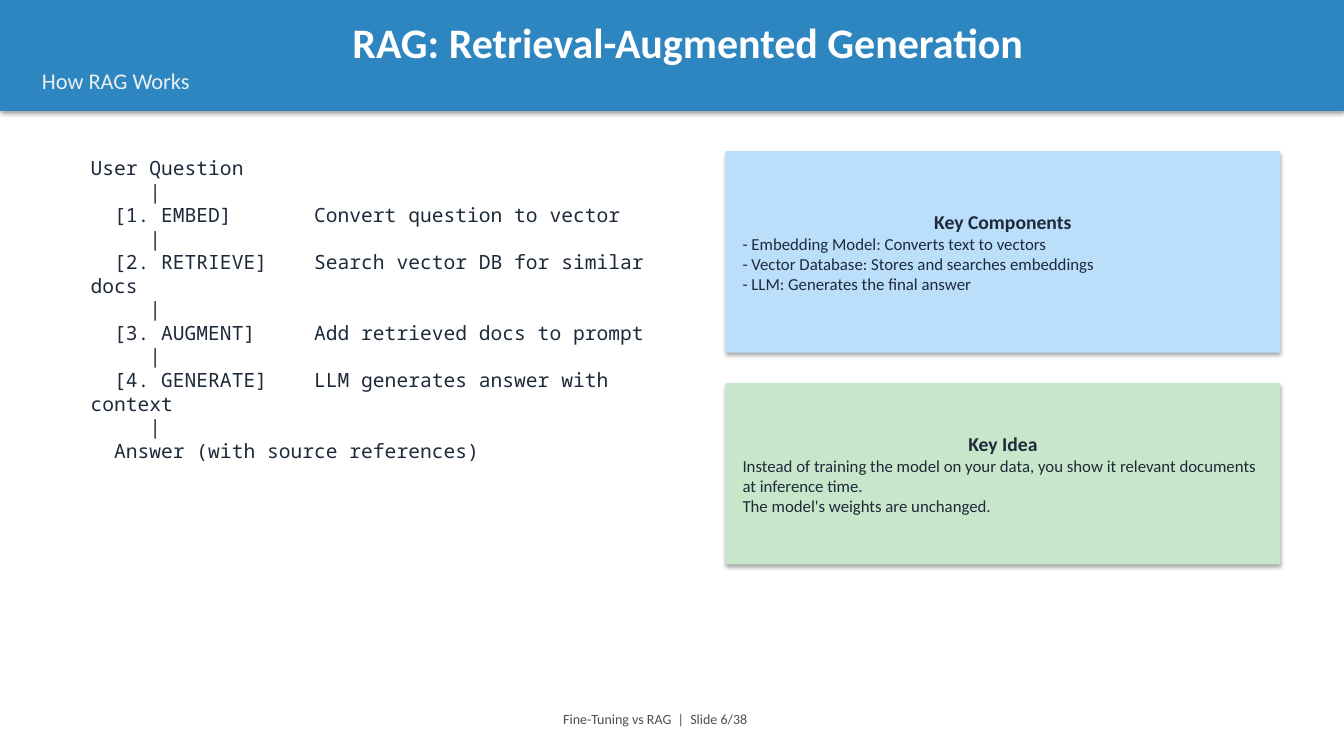
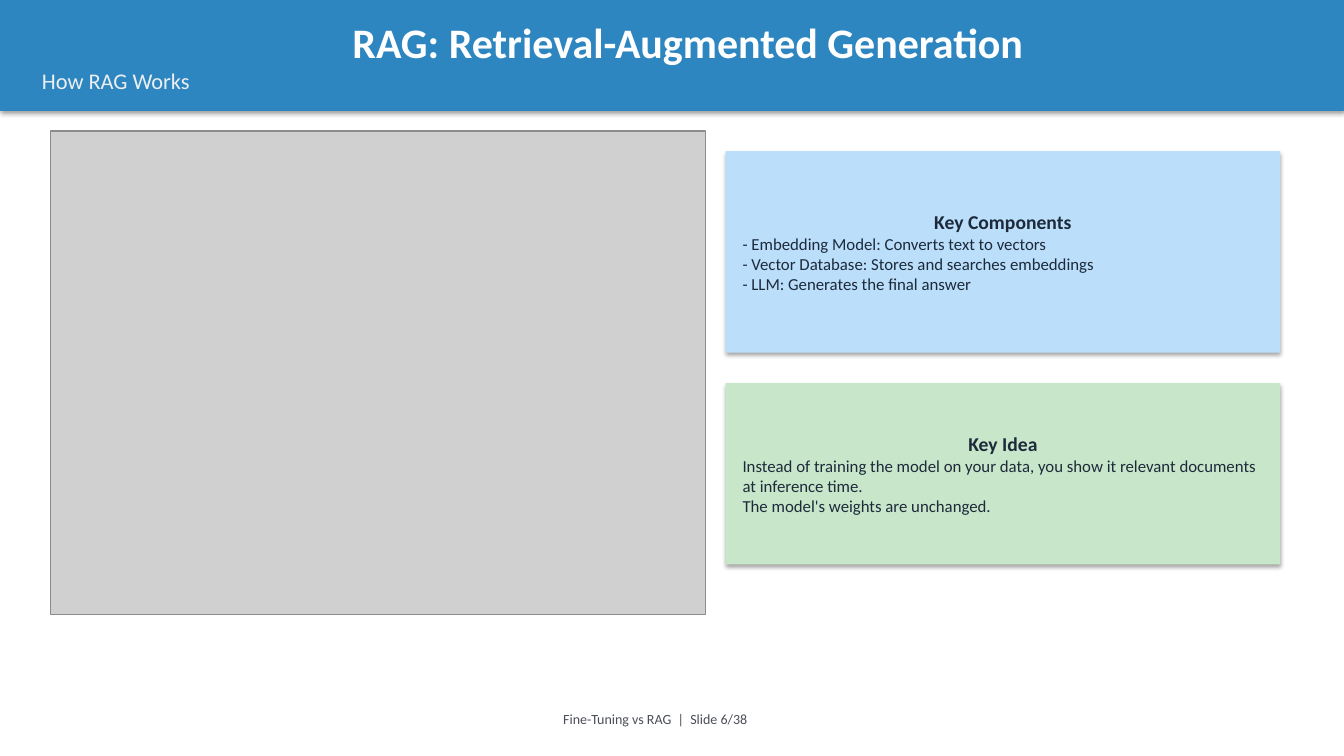
Before and after one commit to intelliswarm-ai/finetune-vs-rag, a slide deck: slide 6 of presentation.pptx. Drawn at 1344x756 pixels with LibreOffice and Linux fonts; fonts in the diff are those of the drawing; grey boxes stand for pictures. Boxes give left, top, right and bottom in pixels: in the first picture for what was removed or moved away, otherwise in the second. Text is boxed around its words. In the diff, an @@ line names an element or a change of style, - is before the commit and + after.

```diff
--- a/presentation.pptx
+++ b/presentation.pptx
@@ picture added at box(50, 131, 706, 615) @@
@@ text removed at box(91, 160, 644, 461) @@
-User Question
-|
-[1. EMBED] Convert question to vector
-|
-[2. RETRIEVE] Search vector DB for similar docs
-|
-[3. AUGMENT] Add retrieved docs to prompt
-|
-[4. GENERATE] LLM generates answer with context
-|
-Answer (with source references)
```
Also in this commit, not shown: 3 other slides changed, 9 other files.
